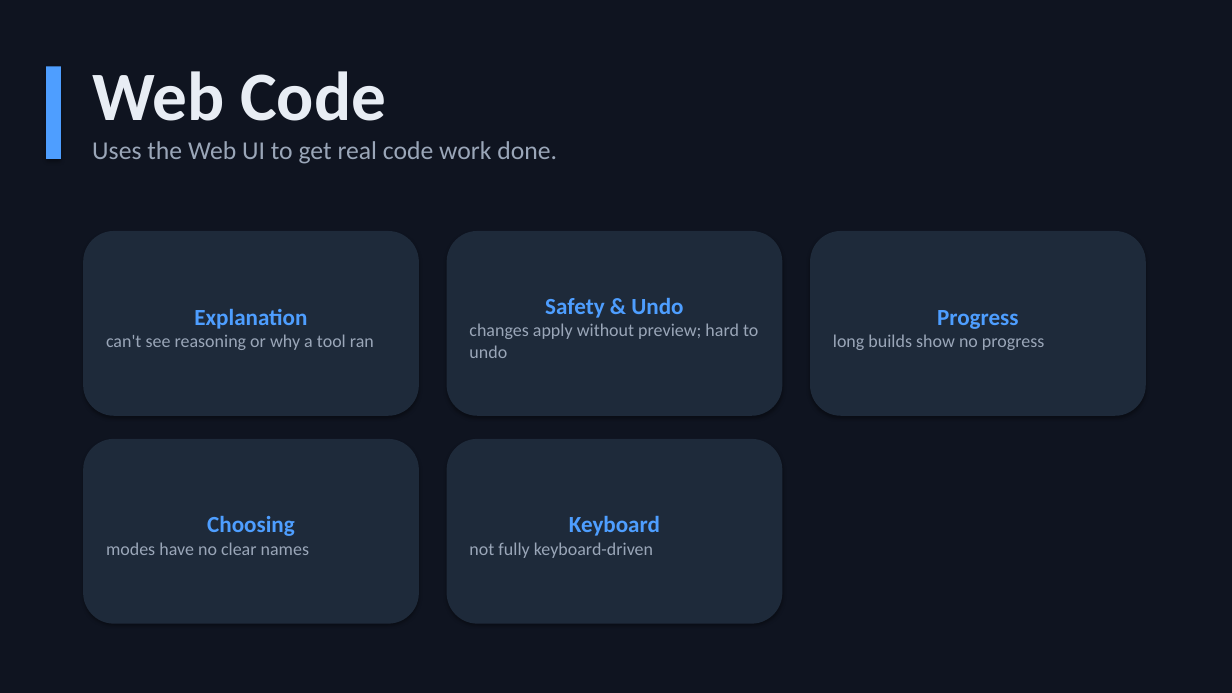
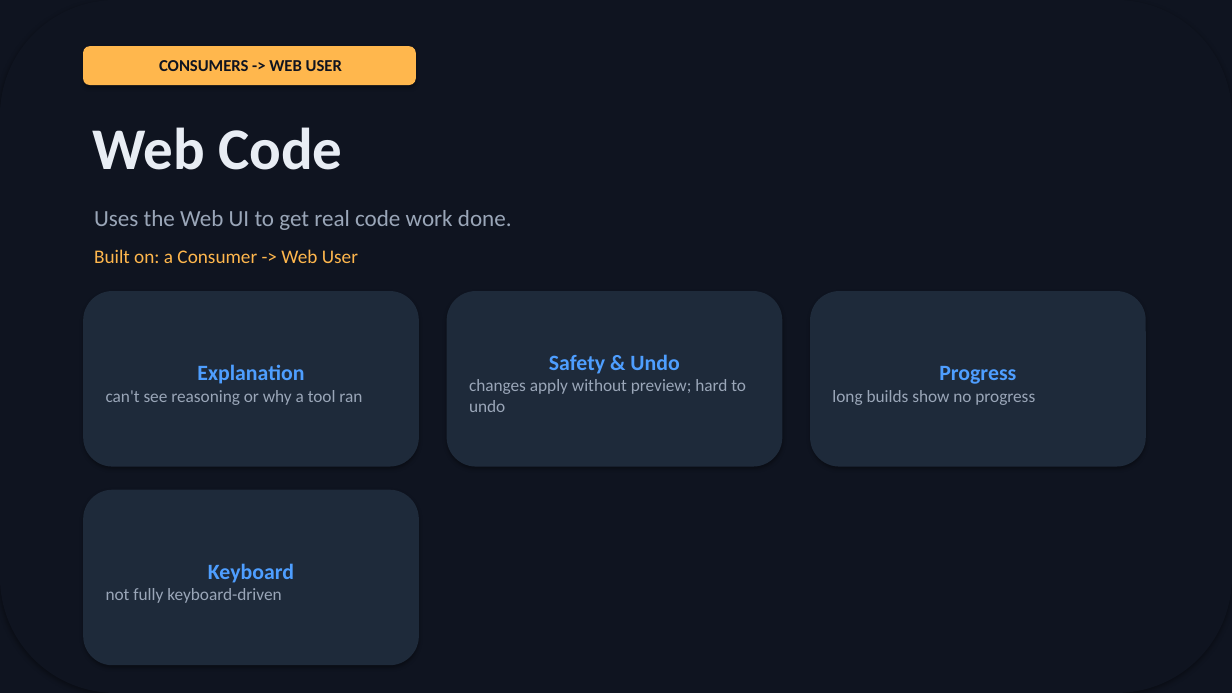
Before and after one commit to michaelatamuk/openjiuwen-jiuwenswarm, a slide deck: slide 8 of docs-michael/usability/slides/personas-deck.pptx. Drawn at 1232x693 pixels with LibreOffice and Linux fonts; fonts in the diff are those of the drawing. Boxes give left, top, right and bottom in pixels: in the first picture for what was removed or moved away, otherwise in the second. Text is boxed around its words. In the diff, an @@ line names an element or a change of style, - is before the commit and + after.

```diff
--- a/docs-michael/usability/slides/personas-deck.pptx
+++ b/docs-michael/usability/slides/personas-deck.pptx
@@ rounded rectangle at [0,0,1232,693]: rectangle to rounded rectangle @@
@@ rounded rectangle added at [83,46,416,85], fill #FFB74D, 13 pt, text #0F1420, bold @@
+CONSUMERS -> WEB USER
@@ rectangle removed at [46,67,61,159] @@
@@ text "Web Code": place and size @@
-text "Web Code" at [92,71,557,164]
+text "Web Code" at [92,127,342,170]
@@ text "Web Code" at [92,127,342,170]: size 54 to 46 pt @@
@@ text at [92,141,557,164]: paragraph removed @@
-Uses the Web UI to get real code work done.
@@ text added at [94,210,512,230], 18 pt, text #9AA6B8 @@
+Uses the Web UI to get real code work done.
@@ text added at [94,249,358,263], 15 pt, text #FFB74D @@
+Built on: a Consumer -> Web User
@@ rounded rectangle "Explanation": place and size @@
-rounded rectangle "Explanation" at [83,231,419,416]
+rounded rectangle "Explanation" at [83,291,419,467]
@@ rounded rectangle "Explanation" at [83,291,419,467]: size 18 to 17 pt in "Explanation"; size 14 to 13.5 pt in "can't see reasoning or why a tool ..." @@
@@ rounded rectangle "Safety & Undo": place and size @@
-rounded rectangle "Safety & Undo" at [446,231,782,416]
+rounded rectangle "Safety & Undo" at [446,291,782,467]
@@ rounded rectangle "Safety & Undo" at [446,291,782,467]: size 18 to 17 pt in "Safety & Undo"; size 14 to 13.5 pt in "changes apply without preview; hard to undo" @@
@@ rounded rectangle "Progress": place and size @@
-rounded rectangle "Progress" at [811,231,1146,416]
+rounded rectangle "Progress" at [811,291,1146,467]
@@ rounded rectangle "Progress" at [811,291,1146,467]: size 18 to 17 pt in "Progress"; size 14 to 13.5 pt in "long builds show no progress" @@
@@ rounded rectangle removed at [83,439,419,624] @@
-Choosing
-modes have no clear names
@@ rounded rectangle "Keyboard": place and size @@
-rounded rectangle "Keyboard" at [446,439,782,624]
+rounded rectangle "Keyboard" at [83,490,419,665]
@@ rounded rectangle "Keyboard" at [83,490,419,665]: size 18 to 17 pt in "Keyboard"; size 14 to 13.5 pt in "not fully keyboard-driven" @@
```
Also in this commit, not shown: 9 other slides changed, 2 slides added, 5 other files.
